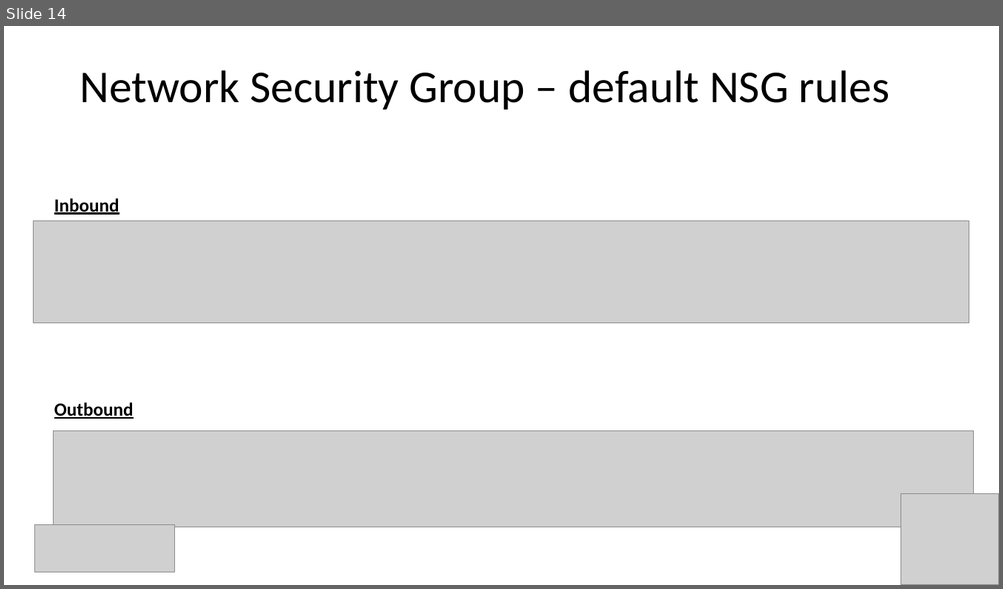
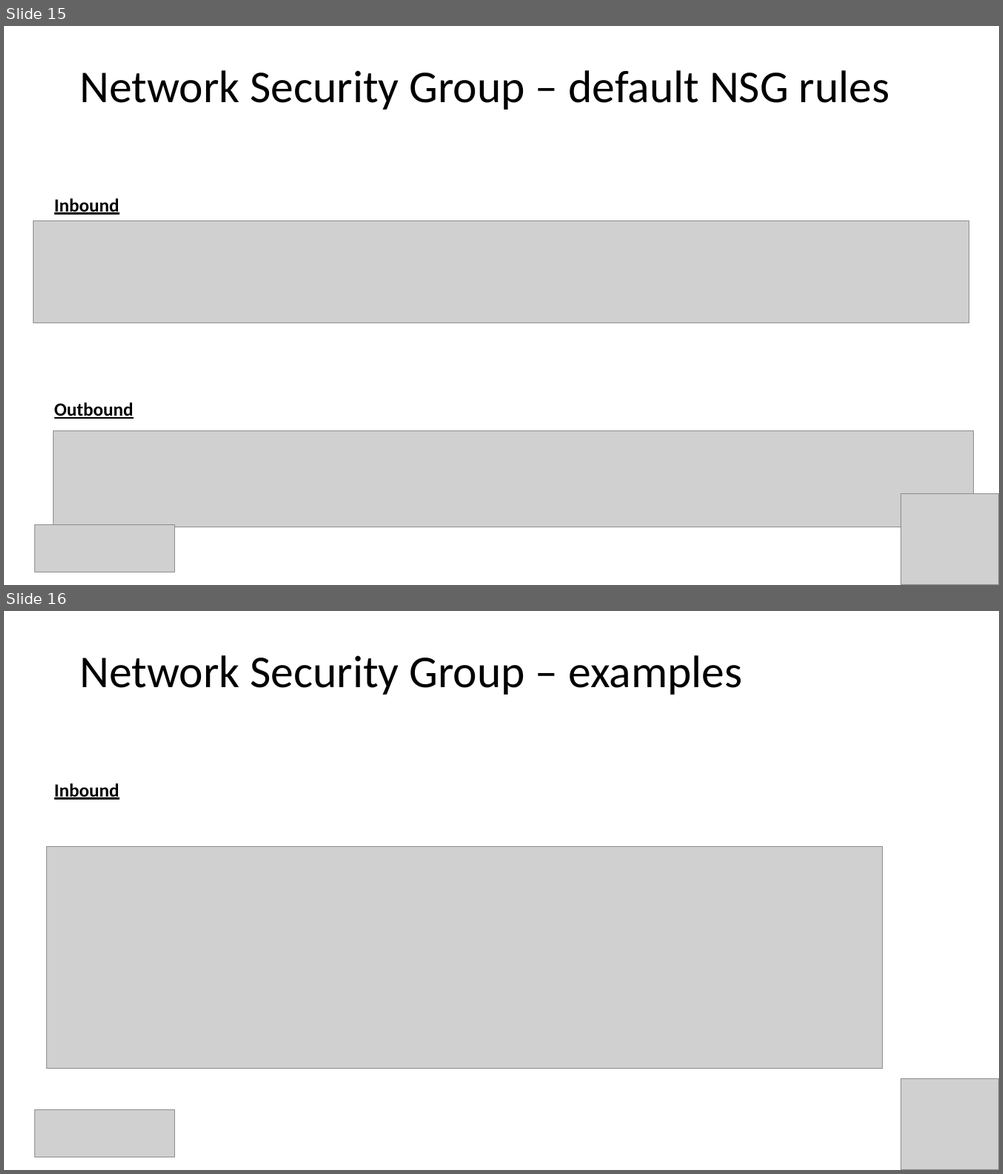
Before and after one commit to Infrastructure-AsCode/azure-private-links-labs, a slide deck: slides/private-links.pptx. Shown one above the other, each under a label of ours: slide 14 before the commit, slides 15 and 16 after it. The pictures are 1003x589 and 1003x1174 pixels, drawn with LibreOffice and Linux fonts; fonts in the diff are those of the drawing; grey boxes stand for pictures. Boxes give left, top, right and bottom in pixels: in the first picture for what was removed or moved away, otherwise in the second. Text is boxed around its words. In the diff, an @@ line names an element or a change of style, - is before the commit and + after.

```diff
--- a/slides/private-links.pptx
+++ b/slides/private-links.pptx
@@ slide 16 added at bbox=[4, 611, 999, 1170], background #FFFFFF @@
@@ title added at bbox=[79, 655, 743, 695], 44 pt, text #000000 @@
+Network Security Group – examples
@@ text added at bbox=[54, 783, 119, 800], 18 pt, text #000000, bold, underline @@
+Inbound
@@ picture added at bbox=[46, 847, 882, 1069] @@
@@ picture added at bbox=[901, 1079, 999, 1170] @@
@@ picture added at bbox=[34, 1111, 175, 1157] @@
@@ what was slide 14 is now slide 15 @@
```
Also in this commit, not shown: 4 slides changed, 3 other slides added, 1 slide removed, 1 other file.
